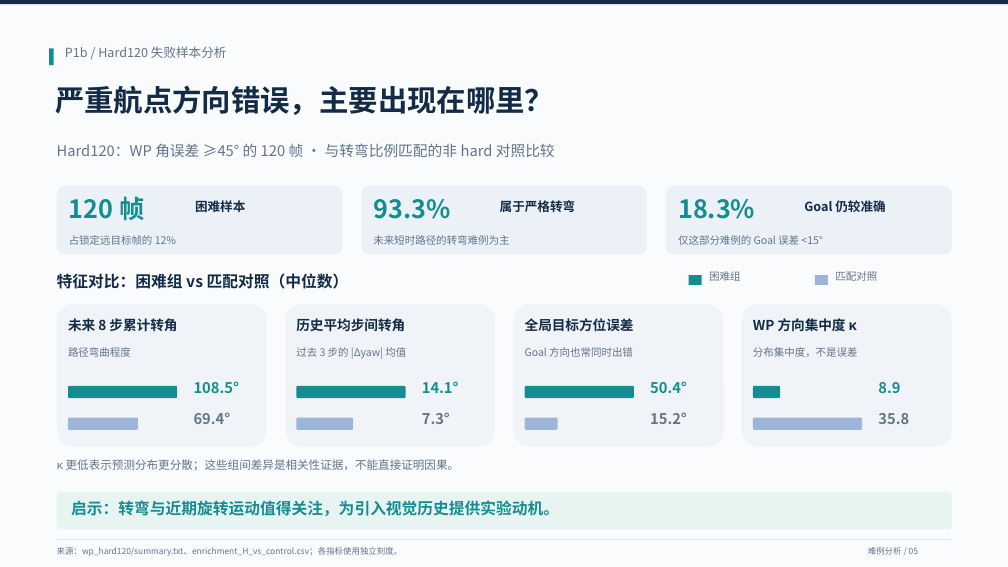
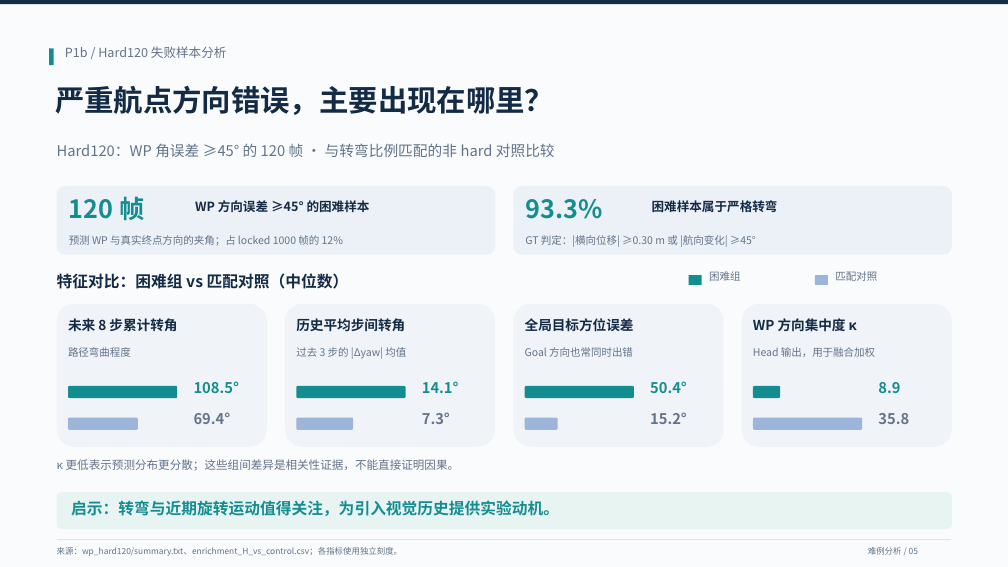
Before and after one commit to ShengnanHuang-gds/nomad, a slide deck: slide 1 of presentations/slide05_hard120_analysis_cn.pptx. Drawn at 1008x567 pixels with LibreOffice and Linux fonts; fonts in the diff are those of the drawing. Boxes give left, top, right and bottom in pixels: in the first picture for what was removed or moved away, otherwise in the second. Text is boxed around its words. In the diff, an @@ line names an element or a change of style, - is before the commit and + after.

```diff
--- a/presentations/slide05_hard120_analysis_cn.pptx
+++ b/presentations/slide05_hard120_analysis_cn.pptx
@@ rounded rectangle: place and size @@
-rounded rectangle at (57,186,343,255)
+rounded rectangle at (57,186,495,255)
@@ text at (195,200,370,212): text changed @@
-困难样本
+WP 方向误差 ≥45° 的困难样本
@@ rounded rectangle removed at (361,186,647,255) @@
@@ rounded rectangle: place and size @@
-rounded rectangle at (666,186,952,255)
+rounded rectangle at (513,186,952,255)
@@ text "93.3%": place and size @@
-text "93.3%" at (373,199,450,219)
+text "93.3%" at (525,199,602,219)
@@ text at (652,200,778,212): text changed @@
-属于严格转弯
+困难样本属于严格转弯
@@ text removed at (678,199,755,219) @@
-18.3%
@@ text removed at (804,200,885,212) @@
-Goal 仍较准确
@@ text removed at (69,235,176,245) @@
-占锁定远目标帧的 12%
@@ text added at (69,235,343,246), 10 pt, text #62748A @@
+预测 WP 与真实终点方向的夹角；占 locked 1000 帧的 12%
@@ text removed at (373,235,509,245) @@
-未来短时路径的转弯难例为主
@@ text added at (525,235,756,247), 10 pt, text #62748A @@
+GT 判定：|横向位移| ≥0.30 m 或 |航向变化| ≥45°
@@ text removed at (678,235,822,245) @@
-仅这部分难例的 Goal 误差 <15°
@@ text at (753,347,875,357): text changed @@
-分布集中度，不是误差
+Head 输出，用于融合加权
```
Also in this commit, not shown: 3 other files.
